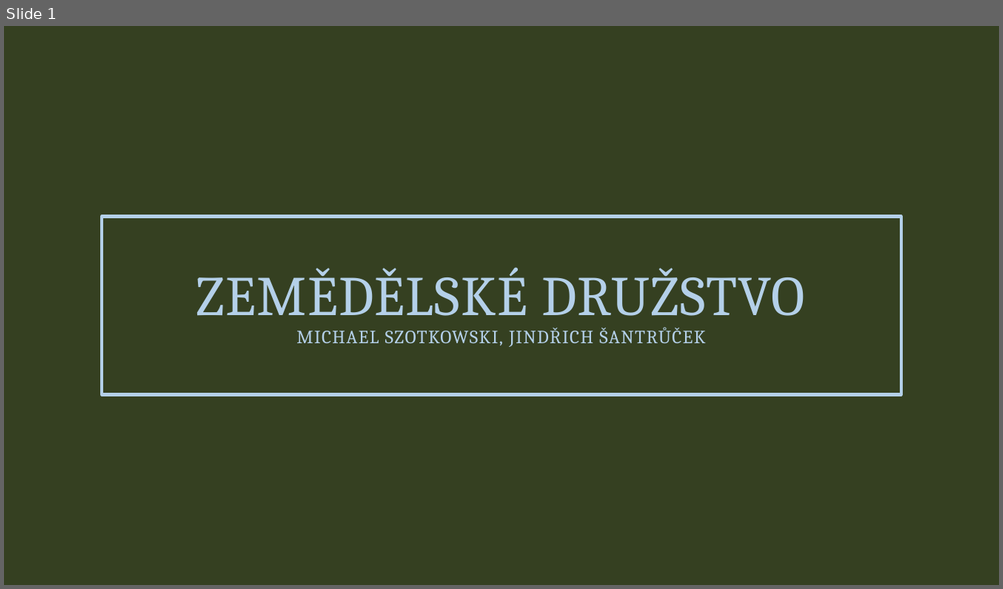
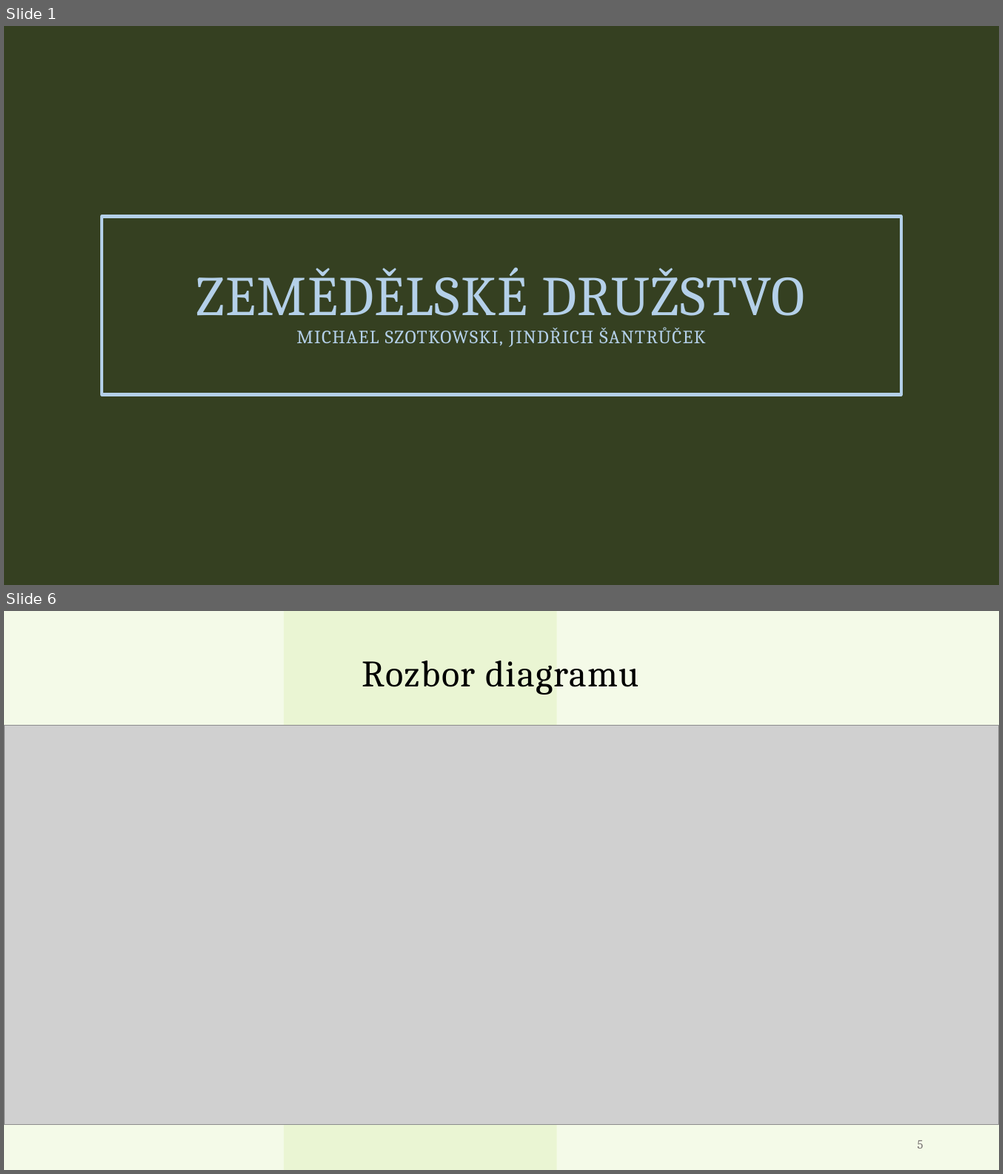
Before and after one commit to Szotkowski/Project10, a slide deck: Presentation.pptx. Shown one above the other, each under a label of ours: slide 1 before the commit, slides 1 and 6 after it; the slides between them are not shown. The pictures are 1003x589 and 1003x1174 pixels, drawn with LibreOffice and Linux fonts; fonts in the diff are those of the drawing; grey boxes stand for pictures; background and template pictures are left out. Boxes give left, top, right and bottom in pixels: in the first picture for what was removed or moved away, otherwise in the second. Text is boxed around its words. In the diff, an @@ line names an element or a change of style, - is before the commit and + after.

```diff
--- a/Presentation.pptx
+++ b/Presentation.pptx
@@ slide 6 added at box(4, 611, 999, 1170), background #9ACF21 at 10% opacity @@
@@ text added at box(362, 661, 639, 695), 36 pt, text #000000 @@
+Rozbor diagramu
@@ picture added at box(4, 726, 999, 1125) @@
@@ text added at box(917, 1141, 923, 1149), 12 pt, text #767171 @@
+5
```
Also in this commit, not shown: 2 slides changed, 4 other slides added, 2 slides removed.
